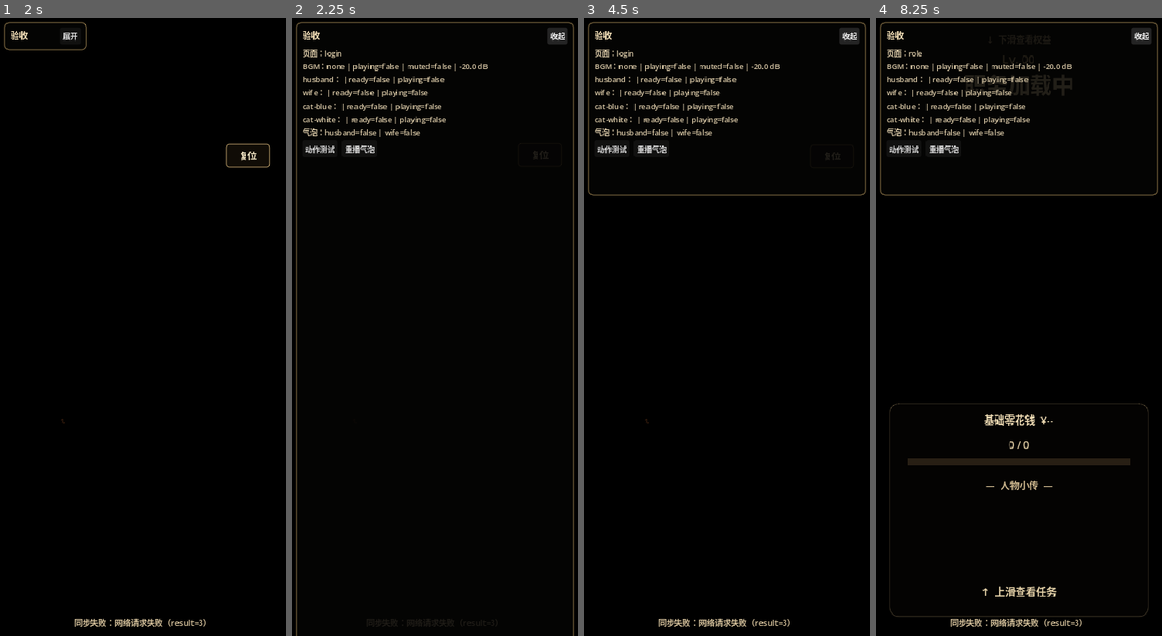
Above: before the commit, frames 1-4 (left to right).
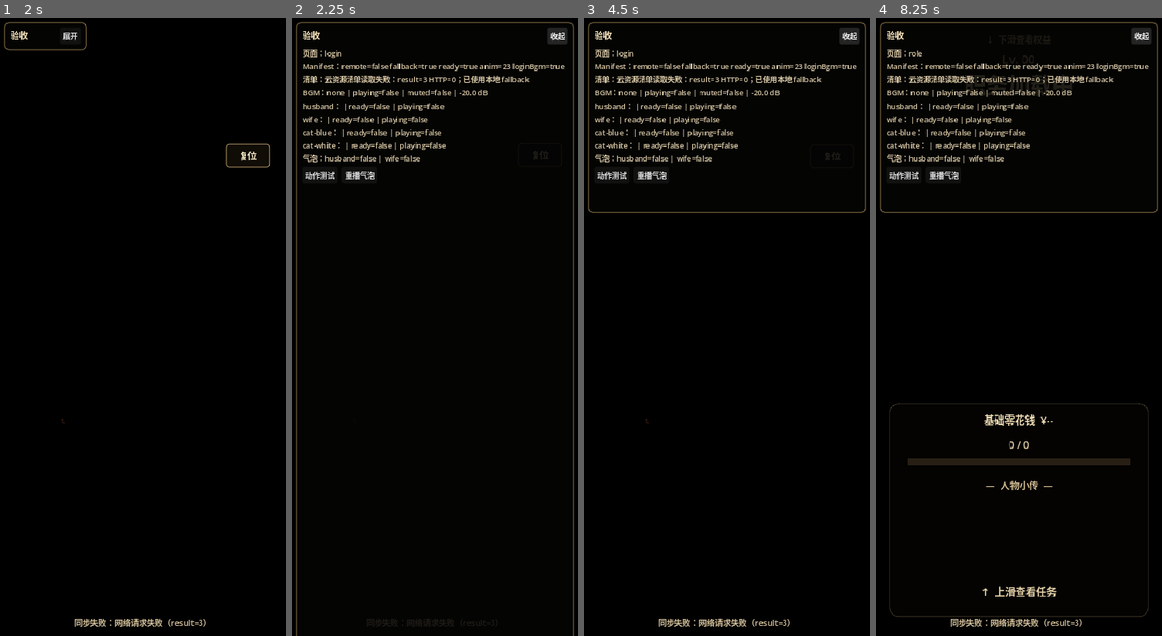
Above: after the commit, the same moments.

Repository: a1040060844/laoniu-husband-client
Game: Godot game, scene res://scenes/main.tscn
The game is run twice, just before and just after one commit, with the same random seed, the same clock (stepped at 60 frames per second) and the same inputs.
Inputs (mouse positions are in pixels of both pictures, inside the frame that each line leads up to):
- Up to frame 1 (2 s): click (74, 605) at 0.5 s; click "复位" at 1.25 s
- Up to frame 2 (2.25 s): click "展开" at 2 s
- Up to frame 3 (4.5 s): click "收起" at 2.75 s; click "复位" at 3.5 s; click "展开" at 4.25 s
- Up to frame 4 (8.25 s): click "复位" at 5 s; click "动作测试" at 5.75 s; click "重播气泡" at 6.5 s; click "收起" at 7.25 s; click "展开" at 8 s

Frame 1 is identical in both runs. In frame 2, 3.0% of the frame differs, in the area x 3-96%, y 7-27%; in frame 3, 3.5%, in the area x 1-99%, y 7-32%; in frame 4, 3.5%.

Commit message:
Expose manifest diagnostics in Godot validation overlay

Diff:
--- a/godot-wechat/src/validation_debug_overlay.gd
+++ b/godot-wechat/src/validation_debug_overlay.gd
@@ -110,7 +110,7 @@
         _panel.size = Vector2(112.0, 38.0)
     else:
         _panel.position = Vector2(6.0, 6.0)
-        _panel.size = Vector2(viewport_size.x - 12.0, 236.0)
+        _panel.size = Vector2(viewport_size.x - 12.0, 260.0)
 
 func _toggle_panel() -> void:
     _collapsed = not _collapsed
@@ -137,8 +137,23 @@
         bgm_playing = bgm_player.playing
         volume_db = bgm_player.volume_db
 
+    var animation_count: int = 0
+    for character_id: String in ["husband", "wife", "cat-blue", "cat-white"]:
+        animation_count += AssetManifest.get_login_animations(character_id).size()
+    var login_bgm_registered: bool = not AssetManifest.get_audio_asset("bgm-login").is_empty()
+
     var lines: Array[String] = []
     lines.append("页面：%s" % page_text)
+    lines.append(
+        "Manifest：remote=%s fallback=%s ready=%s anim=%s loginBgm=%s" % [
+            str(AssetManifest.remote_loaded),
+            str(AssetManifest.local_fallback_loaded),
+            str(AssetBootstrap.assets_ready),
+            animation_count,
+            str(login_bgm_registered),
+        ]
+    )
+    lines.append("清单：%s" % AssetManifest.last_manifest_message)
     lines.append("BGM：%s | playing=%s | muted=%s | %.1f dB" % [bgm_id, str(bgm_playing), str(AudioManager.muted), volume_db])
 
     var players: Dictionary = {}
